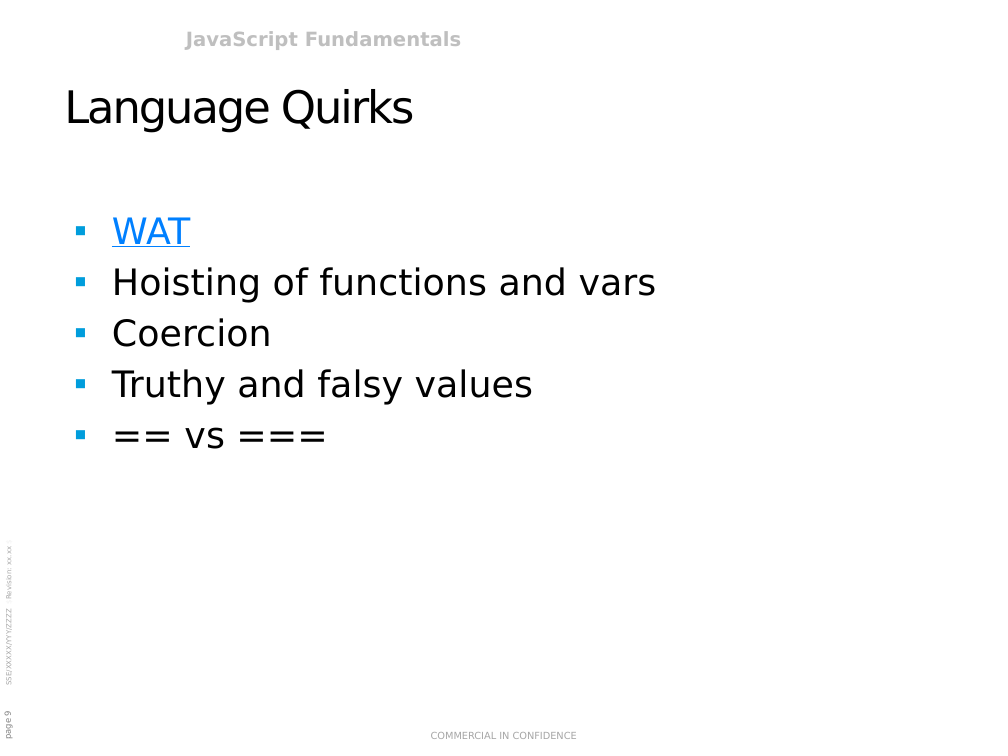
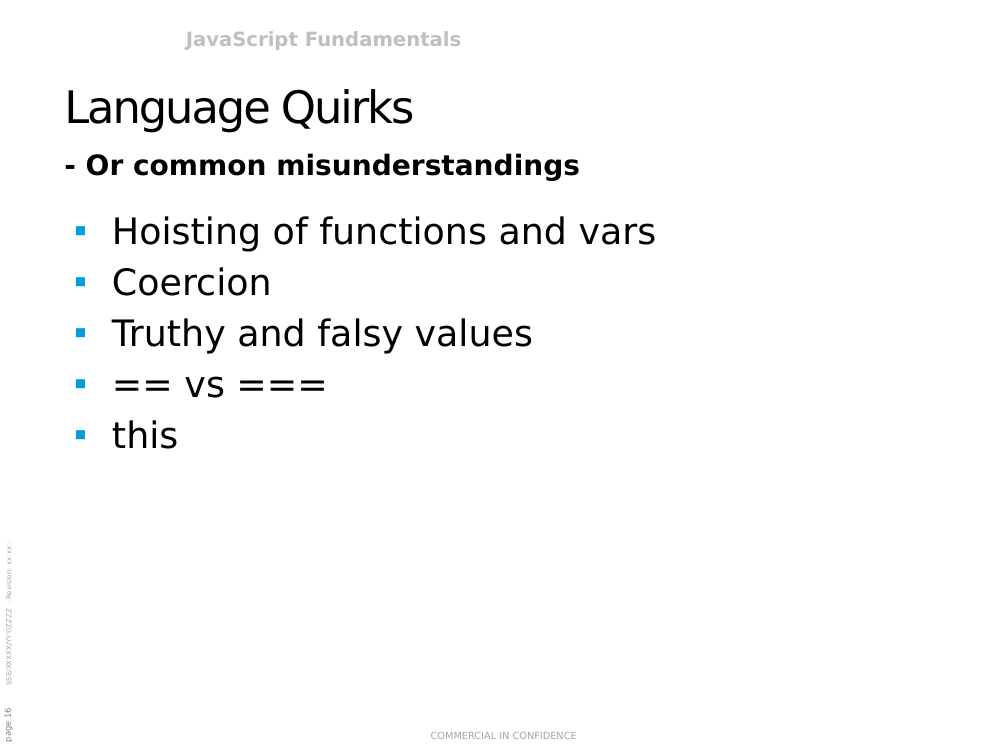
Before and after one commit to rasmusvhansen/javascript-course, a slide deck: slide 16 of JavaScript Fundamentals.pptx (slide 9 before the commit). Drawn at 1008x756 pixels with LibreOffice and Linux fonts; fonts in the diff are those of the drawing; background and template pictures are left out. Boxes give left, top, right and bottom in pixels: in the first picture for what was removed or moved away, otherwise in the second. Text is boxed around its words. In the diff, an @@ line names an element or a change of style, - is before the commit and + after.

```diff
--- a/JavaScript Fundamentals.pptx
+++ b/JavaScript Fundamentals.pptx
@@ text added at [86, 153, 580, 181], 20 pt, text #000000, bold @@
+- Or common misunderstandings
@@ text at [112, 217, 190, 247]: paragraph removed @@
-▪ WAT
@@ text at [112, 420, 178, 449]: paragraph added @@
+▪ this
@@ page number at [3, 709, 13, 741]: text changed @@
-page 9
+page 16
```
Also in this commit, not shown: 3 other slides changed, 12 slides added, 26 other files.
